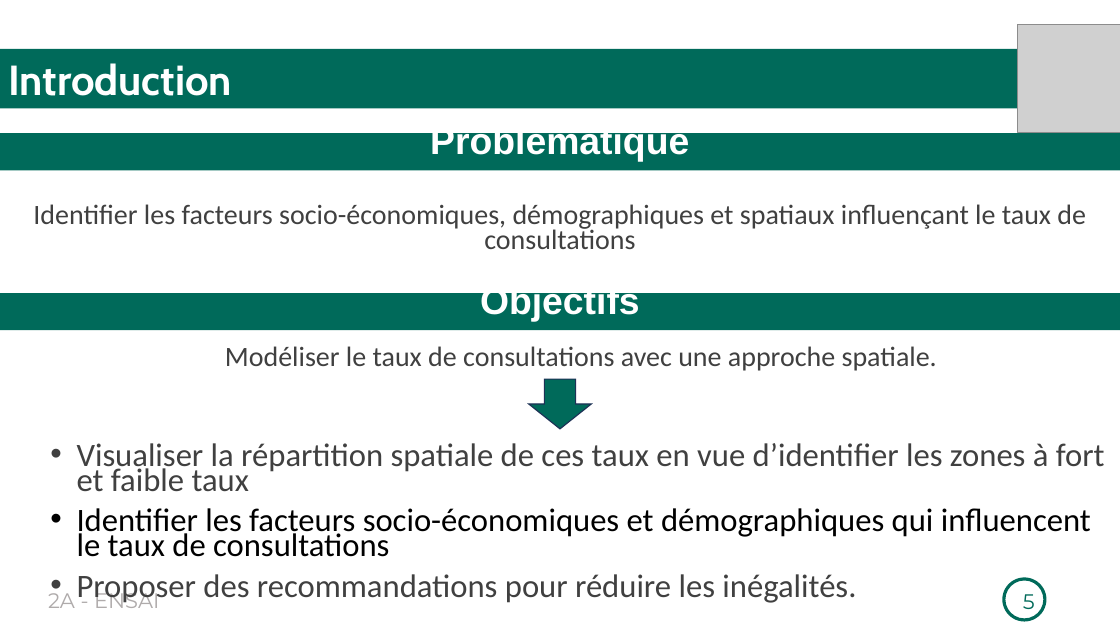
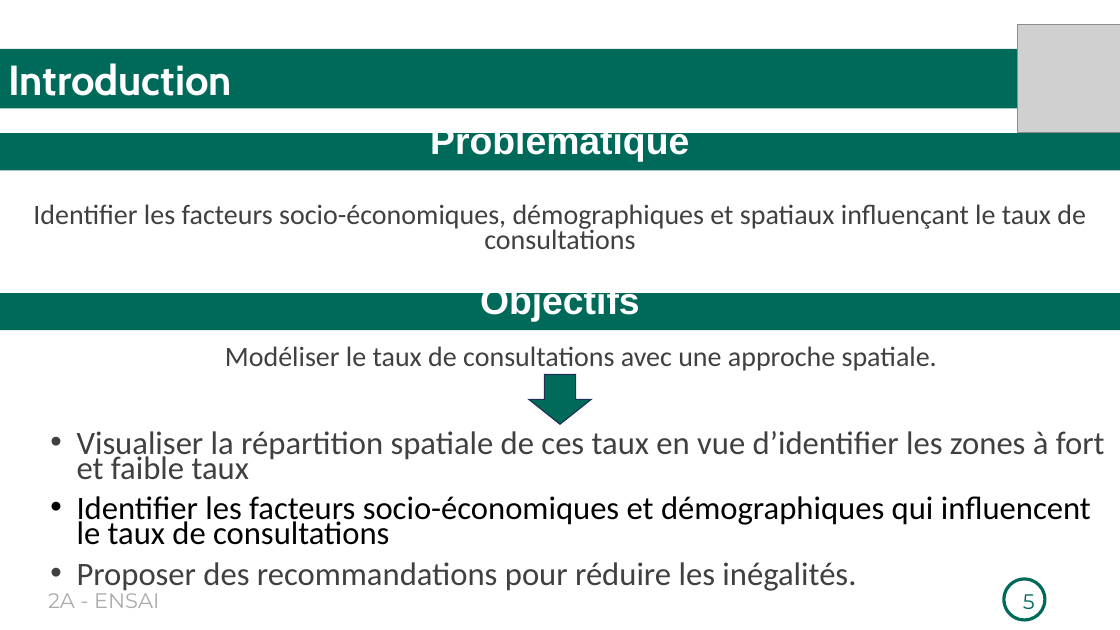
Before and after one commit to Richard-GOZAN/Projet-Stat-2A-Ensai, a slide deck: slide 5 of Présentation/Soutenance_Groupe25.pptx. Drawn at 1120x630 pixels with LibreOffice and Linux fonts; fonts in the diff are those of the drawing; grey boxes stand for pictures. Boxes give left, top, right and bottom in pixels: in the first picture for what was removed or moved away, otherwise in the second. Text is boxed around its words. In the diff, an @@ line names an element or a change of style, - is before the commit and + after.

```diff
--- a/Présentation/Soutenance_Groupe25.pptx
+++ b/Présentation/Soutenance_Groupe25.pptx
@@ down arrow: place and size @@
-down arrow at [528, 379, 591, 429]
+down arrow at [528, 375, 591, 424]
@@ text "Visualiser la répartition spatiale de ...": place and size @@
-text "Visualiser la répartition spatiale de ..." at [77, 443, 1105, 605]
+text "Visualiser la répartition spatiale de ..." at [77, 431, 1105, 591]
```
Also in this commit, not shown: 1 other slide changed.
